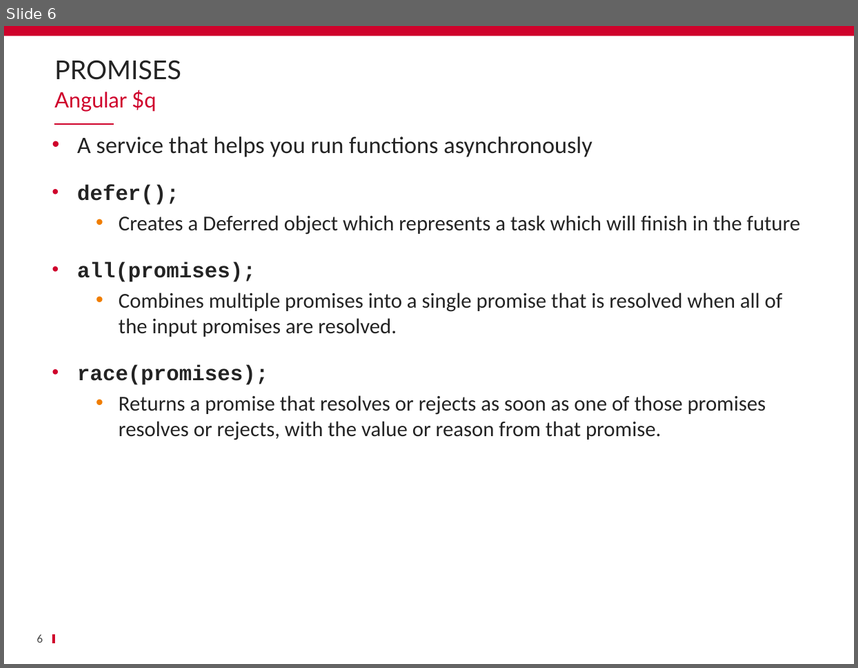
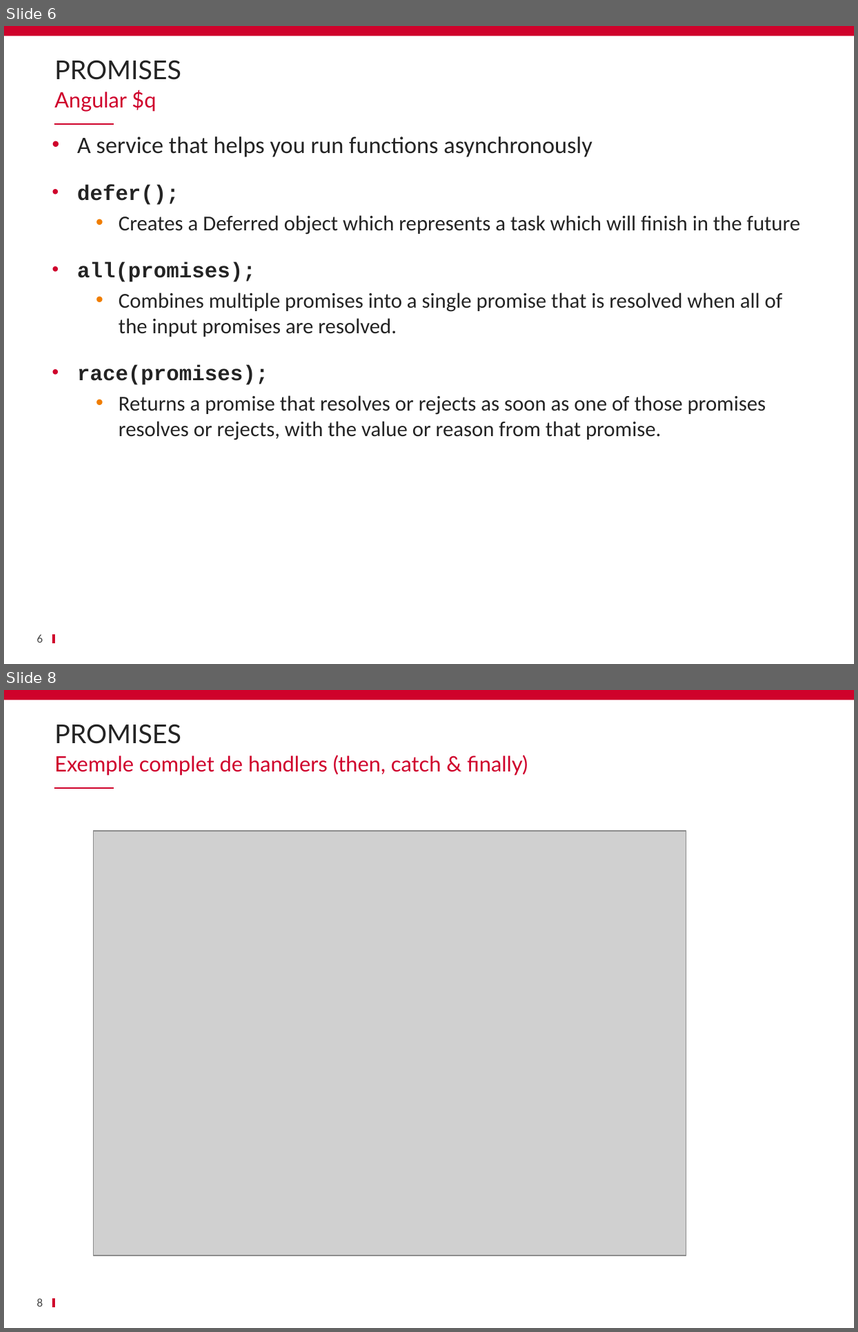
Before and after one commit to schassande/formation-angularjs1, a slide deck: Jour2/08 Promesses/08_Promesses.pptx. Shown one above the other, each under a label of ours: slide 6 before the commit, slides 6 and 8 after it; the slides between them are not shown. The pictures are 858x668 and 858x1332 pixels, drawn with LibreOffice and Linux fonts; fonts in the diff are those of the drawing; grey boxes stand for pictures; background and template pictures are left out. Boxes give left, top, right and bottom in pixels: in the first picture for what was removed or moved away, otherwise in the second. Text is boxed around its words. In the diff, an @@ line names an element or a change of style, - is before the commit and + after.

```diff
--- a/Jour2/08 Promesses/08_Promesses.pptx
+++ b/Jour2/08 Promesses/08_Promesses.pptx
@@ slide 8 added at [4,690,854,1328], background #FFFFFF; not listed: 3 template elements that a slide beside it also shows @@
@@ title added at [54,724,181,744], 22 pt, text #232323 @@
+PROMISES
@@ text added at [54,755,528,776], 18 pt, text #CF022B @@
+Exemple complet de handlers (then, catch & finally)
@@ picture added at [93,831,686,1255] @@
@@ page number added at [37,1298,43,1306], 10 pt, text #464646 @@
+8
```
Also in this commit, not shown: 2 slides changed, 2 other slides added, 2 slides removed, 40 other files.
